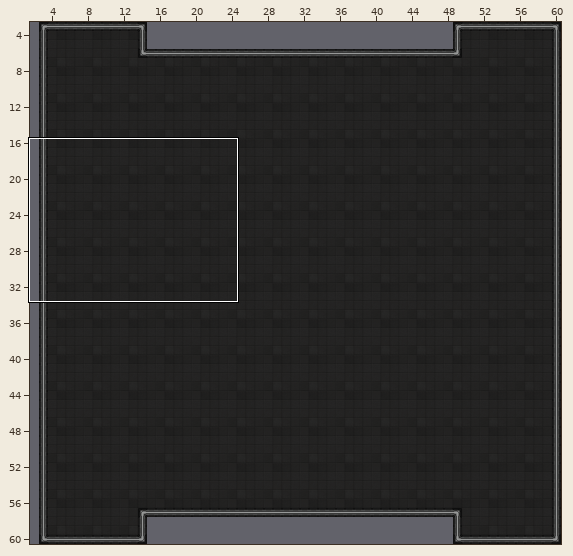
Two states of a Tiled map, Momo/TestGame/TestGameContent/maps/test_arena/test_arena.tmx. Above: a wide view before the commit, with the close-up outlined.
Close-up. Before:
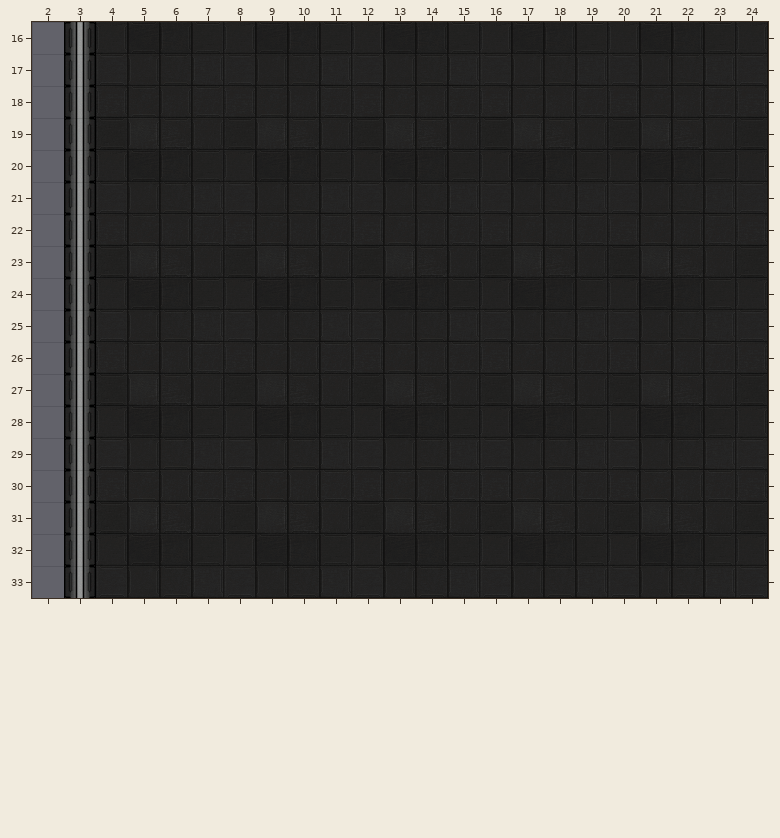
Cells are 32x32 px. Shown: x 2..24, y 16..33. The commit also changed other parts of the map, which this record leaves out.
Once edited:
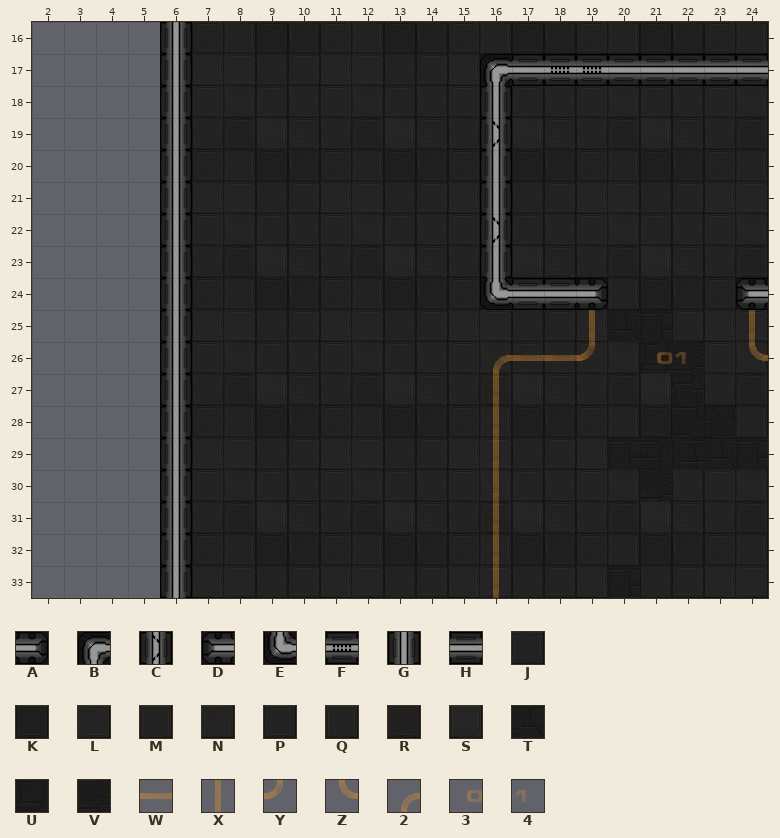
Key: from "ceiling": A 0, B 2, C 4, D 9, E 10, F 12, G 20, H 28; from "livingquaters": J 76, K 77, L 92, M 93, N 108, P 109, Q 110, R 124, S 125, T 140, U 157, V 158; from "text": W 8, X 9, Y 11, Z 12, 2 13, 3 16, 4 17.
_ is an empty cell, . an unchanged one.
Tiles of an added or newly shown layer are drawn over the layers below it.
The edit:
--- layer "Floor"
@@ x 3..22 @@
-16 GJK.................
-17 GLM.................
-18 GNP.................
-19 GRS.................
-20 GJK.................
-21 GLM.................
-22 GNP.................
-23 GRS.................
-24 GJK.................
-25 GLM..............L..
-26 GNP...............PQ
-27 GRS.................
-28 GJK.................
-29 GLM.................
-30 GNP.................
-31 GRS.................
-32 GJK.................
-33 GLM.................
+16 ___.................
+17 ___.................
+18 ___.................
+19 ___.................
+20 ___.................
+21 ___.................
+22 ___.................
+23 ___.................
+24 ___.................
+25 ___..............T..
+26 ___...............UV
+27 ___.................
+28 ___.................
+29 ___.................
+30 ___.................
+31 ___.................
+32 ___.................
+33 ___.................
--- layer "Decals" (added)
@@ x 16..24 @@
-25 ..._...._
-26 ____.__._
-27 _........
-28 _........
-29 _........
-30 _........
-31 _........
-32 _........
-33 _........
+25 ...X....X
+26 2WWY.34.Z
+27 X........
+28 X........
+29 X........
+30 X........
+31 X........
+32 X........
+33 X........
--- layer "Walls" (now shown)
@@ x 6..24 @@
-16 _..................
-17 _........._________
-18 _........._........
-19 _........._........
-20 _........._........
-21 _........._........
-22 _........._........
-23 _........._........
-24 _.........____...._
-25 _..................
-26 _..................
-27 _..................
-28 _..................
-29 _..................
-30 _..................
-31 _..................
-32 _..................
-33 _..................
+16 G..................
+17 G.........BHFFHHHHH
+18 G.........G........
+19 G.........C........
+20 G.........G........
+21 G.........G........
+22 G.........C........
+23 G.........G........
+24 G.........EHHA....D
+25 G..................
+26 G..................
+27 G..................
+28 G..................
+29 G..................
+30 G..................
+31 G..................
+32 G..................
+33 G..................
Pixel boxes of the changes (left, top, right, bottom) in both close-ups:
changed: (64, 22, 192, 598)
changed: (480, 54, 768, 598)
